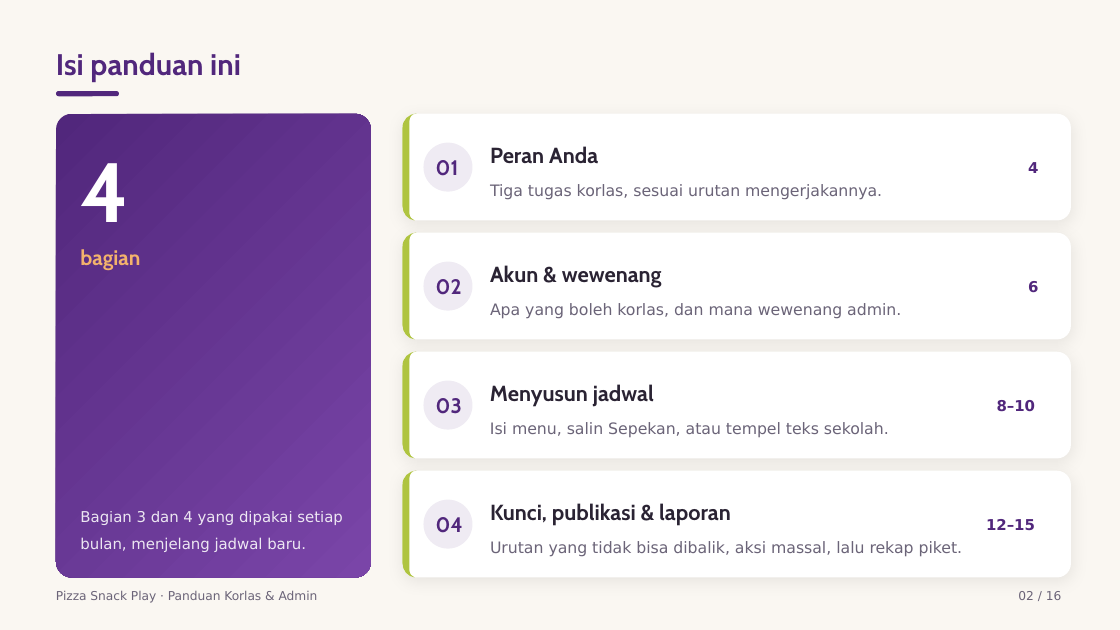
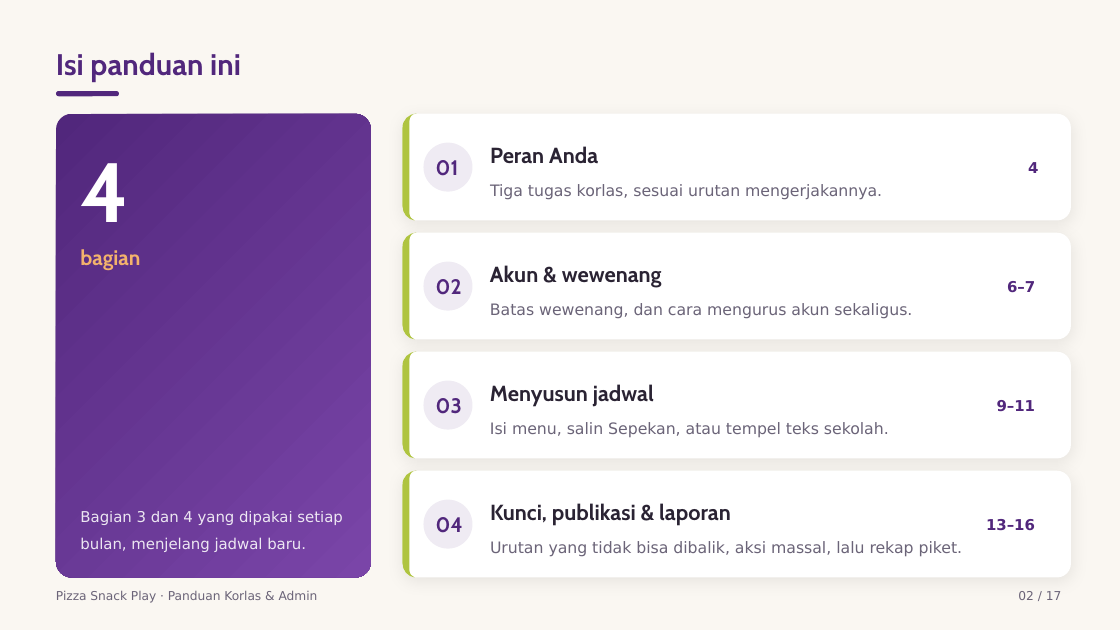
Before and after one commit to KU-JakartaTimur/pizza-snack-play, a slide deck: slide 2 of Panduan Korlas dan Admin Pizza Snack Play/Panduan Korlas dan Admin Pizza Snack Play.pptx. Drawn at 1120x630 pixels with LibreOffice and Linux fonts; fonts in the diff are those of the drawing. Boxes give left, top, right and bottom in pixels: in the first picture for what was removed or moved away, otherwise in the second. Text is boxed around its words. In the diff, an @@ line names an element or a change of style, - is before the commit and + after.

Commit message:
docs: dokumentasikan impor akun orang tua di PRD, README, dan panduan
Fitur impor akun sudah ada di kode, tetapi dokumennya belum menyebutnya: PRD
masih menutup F5 sebagai "Ekspor & Cetak", dan dek panduan belum punya
halamannya. Akibatnya satu-satunya cara mengetahui aturan impor — kolom wajib,
apa yang ditimpa, apa yang dilewati — adalah membaca kode.

- PRD naik ke v1.14: F5 menjadi "Ekspor, Impor & Cetak" dengan aturan impor
  lengkap (kunci username, sel kosong = jangan sentuh, pratinjau), endpoint
  /parents/import beserta bentuk body-nya, langkah pemakaian pada alur admin,
  wireframe pratinjau, dan AC65-AC69.
- README diselaraskan: baris fitur, dua util baru (xlsxRead, base64), baris
  endpoint, roadmap item 11, dan jumlah halaman dek yang sudah basi (15 -> 17).
- Dek Korlas & Admin 16 -> 17 halaman: halaman 07 "Kelola akun orang tua
  sekaligus" masuk ke bagian 02 (Akun & wewenang), yang sebelumnya hanya punya
  satu halaman isi. Halaman 07-16 lama bergeser ke 08-17, bilah kaki jadi
  NN / 17, dan daftar isi hlm 02 ikut menyesuaikan rentangnya.
- Dek Orang Tua diperiksa dan sengaja tidak diubah: impor akun adalah wewenang
  admin, tidak ada layar orang tua yang berubah. Dicatat di riwayat
  sinkronisasinya supaya ketiadaan perubahan itu terbaca sebagai keputusan.

```diff
--- a/Panduan Korlas dan Admin Pizza Snack Play/Panduan Korlas dan Admin Pizza Snack Play.pptx
+++ b/Panduan Korlas dan Admin Pizza Snack Play/Panduan Korlas dan Admin Pizza Snack Play.pptx
@@ text at (1007, 281, 1035, 293): text changed @@
-6
+6–7
@@ text at (490, 303, 912, 319): text changed @@
-Apa yang boleh korlas, dan mana wewenang admin.
+Batas wewenang, dan cara mengurus akun sekaligus.
@@ text at (997, 400, 1035, 412): text changed @@
-8–10
+9–11
@@ text at (986, 519, 1035, 531): text changed @@
-12–15
+13–16
@@ text at (1018, 591, 1062, 600): text changed @@
-02 / 16
+02 / 17
```
Also in this commit, not shown: 9 other slides changed, 1 slide added, 18 other files.
